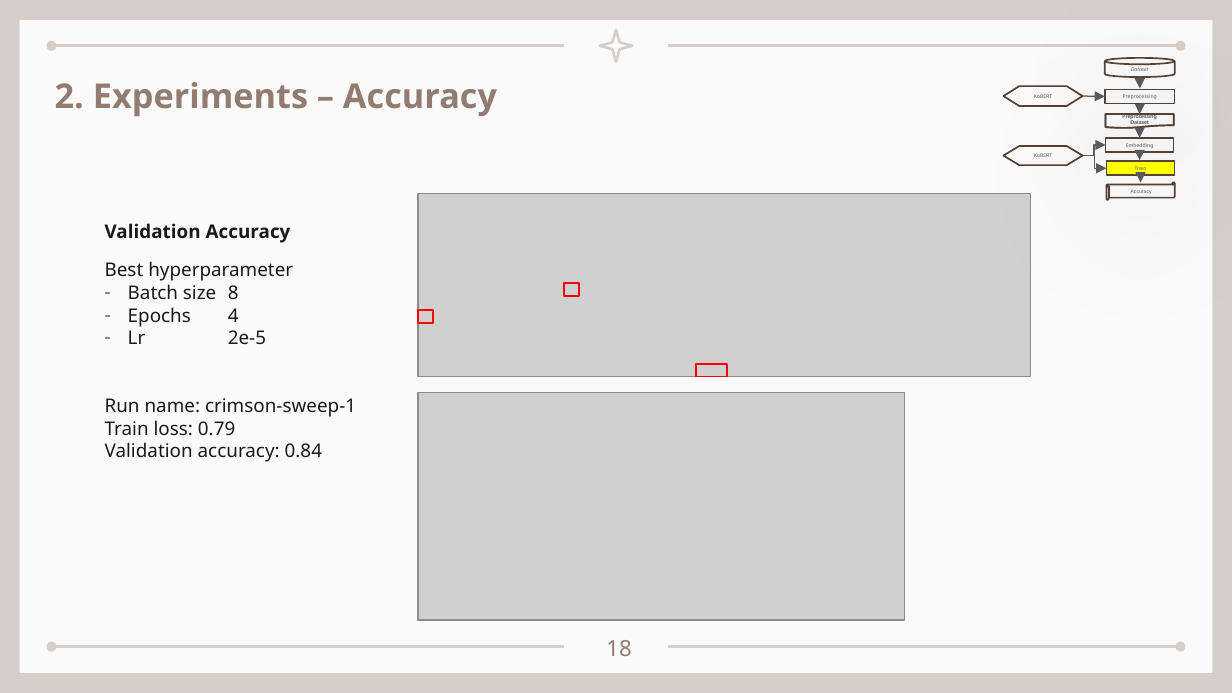
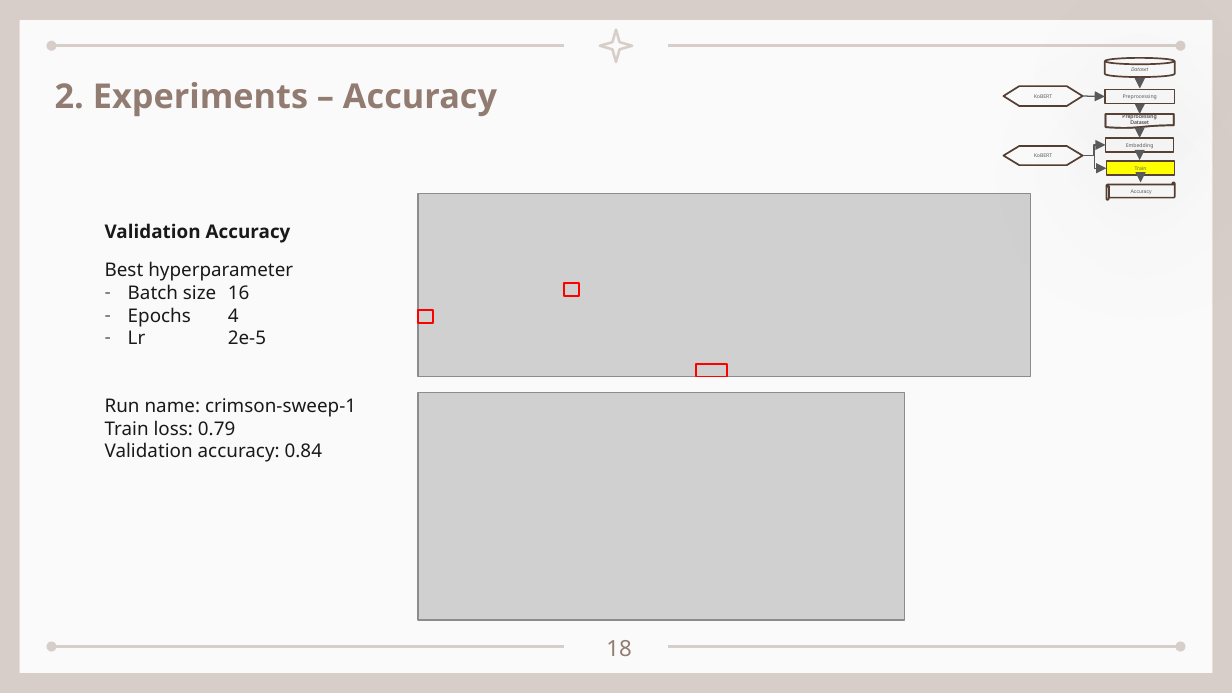
Before and after one commit to seungdeng/DELab, a slide deck: slide 18 of PPT/DSLab_이승건_BERT멘토링발표.pptx. Drawn at 1232x693 pixels with LibreOffice and Linux fonts; fonts in the diff are those of the drawing; grey boxes stand for pictures. Boxes give left, top, right and bottom in pixels: in the first picture for what was removed or moved away, otherwise in the second. Text is boxed around its words. In the diff, an @@ line names an element or a change of style, - is before the commit and + after.

```diff
--- a/PPT/DSLab_이승건_BERT멘토링발표.pptx
+++ b/PPT/DSLab_이승건_BERT멘토링발표.pptx
@@ text at (128,284,250,299): text changed @@
-– Batch size 8
+– Batch size 16
```
Also in this commit, not shown: 6 other slides changed, 1 other file.
